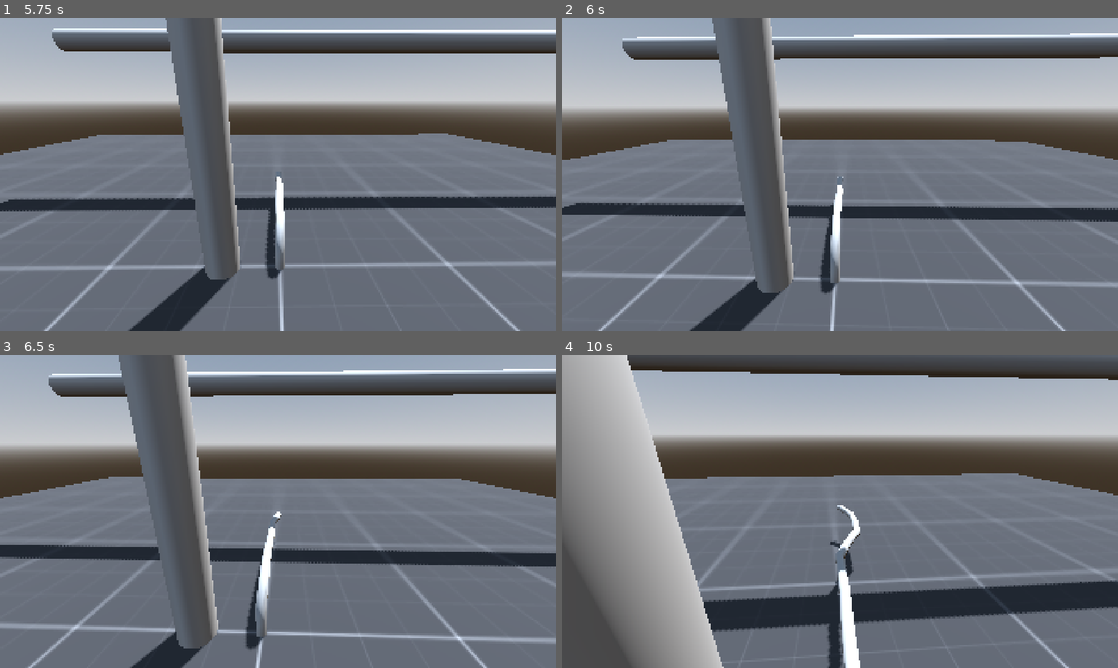
Above: before the commit, frames 1-4 (two rows, left to right).
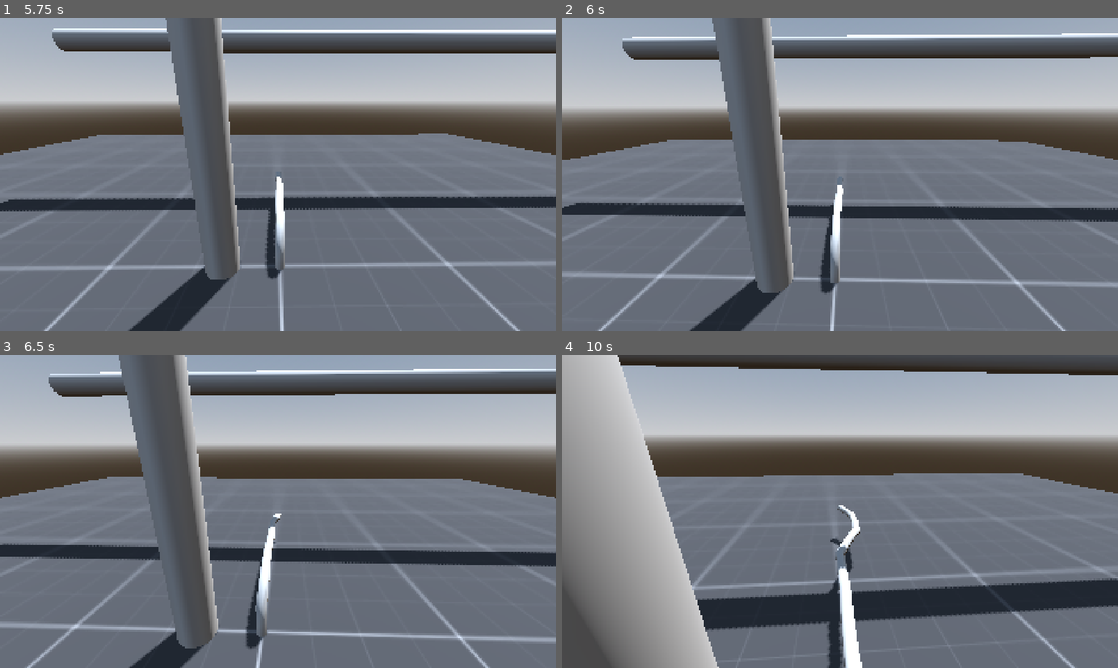
Above: after the commit, the same moments.

Repository: Bartticus/godot-wild-jam-79
Game: Godot game, scene res://Scenes/test_scene.tscn
Two runs of this game, one before a commit and one after it. Both use one fixed random seed, a clock stepped at 60 frames per second and the inputs below.
Inputs (mouse positions are in pixels of both pictures, inside the frame that each line leads up to):
- Up to frame 1 (5.75 s): tap Enter (ui_accept) at 0.5, 0.77, 1.52, 3.02, 3.77, 4.52 s; move the mouse to (305, 174) at 0.52 s; press the mouse at (305, 174) at 0.53 s; hold W (move_forward) from 0.53 s (still down); move the mouse to (250, 174) at 1.27 s; release the mouse at (250, 174) at 1.28 s; click (250, 174) at 1.35 s; move the mouse to (289, 168) at 2.02 s; press the mouse at (289, 168) at 2.03 s; move the mouse to (272, 180) at 2.77 s; release the mouse at (272, 180) at 2.78 s; click (272, 180) at 2.85 s; move the mouse to (316, 177) at 3.52 s; press the mouse at (316, 177) at 3.53 s; move the mouse to (233, 171) at 4.27 s; release the mouse at (233, 171) at 4.28 s; click (233, 171) at 4.35 s; move the mouse to (283, 174) at 5.02 s; press the mouse at (283, 174) at 5.03 s
- Up to frame 2 (6 s): move the mouse to (817, 168) at 5.77 s; release W (move_forward) at 5.78 s; release the mouse at (817, 168) at 5.78 s; hold D (move_right) from 5.78 s (still down); click (817, 168) at 5.85 s
- Up to frame 3 (6.5 s): keep holding D (move_right); tap Enter (ui_accept) at 6.02 s
- Up to frame 4 (10 s): move the mouse to (867, 511) at 6.52 s; release D (move_right) at 6.53 s; press the mouse at (867, 511) at 6.53 s; hold W (move_forward) 6.53-8.78 s; tap Enter (ui_accept) at 6.77, 7.52, 9.02, 9.77 s; move the mouse to (812, 511) at 7.27 s; release the mouse at (812, 511) at 7.28 s; click (812, 511) at 7.35 s; move the mouse to (851, 505) at 8.02 s; press the mouse at (851, 505) at 8.03 s; move the mouse to (834, 517) at 8.77 s; release the mouse at (834, 517) at 8.78 s; hold A (move_left) 8.78-9.53 s; click (834, 517) at 8.85 s; move the mouse to (878, 514) at 9.52 s; press the mouse at (878, 514) at 9.53 s; hold W (move_forward) from 9.53 s (still down)

Frame 1 is identical in both runs. In frame 2, less than 0.1% of the frame differs, in the area x 12-97%, y 4-56%; in frame 3, 2.6%; in frame 4, 6.9%, in the area x 0-100%, y 0-100%.

Commit message:
Added one-handed functionality ;) **

Diff:
--- a/project.godot
+++ b/project.godot
@@ -32,6 +32,7 @@
 move_forward={
 "deadzone": 0.2,
 "events": [Object(InputEventKey,"resource_local_to_scene":false,"resource_name":"","device":0,"window_id":0,"alt_presse …(189 unchanged characters)…
+, Object(InputEventMouseButton,"resource_local_to_scene":false,"resource_name":"","device":-1,"window_id":0,"alt_pressed":false,"shift_pressed":false,"ctrl_pressed":false,"meta_pressed":false,"button_mask":1,"position":Vector2(131, 15),"global_position":Vector2(140, 63),"factor":1.0,"button_index":1,"canceled":false,"pressed":true,"double_click":false,"script":null)
 ]
 }
 move_backward={
@@ -57,6 +58,7 @@
 bend_down={
 "deadzone": 0.2,
 "events": [Object(InputEventKey,"resource_local_to_scene":false,"resource_name":"","device":-1,"window_id":0,"alt_press …(195 unchanged characters)…
+, Object(InputEventMouseButton,"resource_local_to_scene":false,"resource_name":"","device":-1,"window_id":0,"alt_pressed":false,"shift_pressed":false,"ctrl_pressed":false,"meta_pressed":false,"button_mask":2,"position":Vector2(147, 18),"global_position":Vector2(156, 66),"factor":1.0,"button_index":2,"canceled":false,"pressed":true,"double_click":false,"script":null)
 ]
 }
 click={
